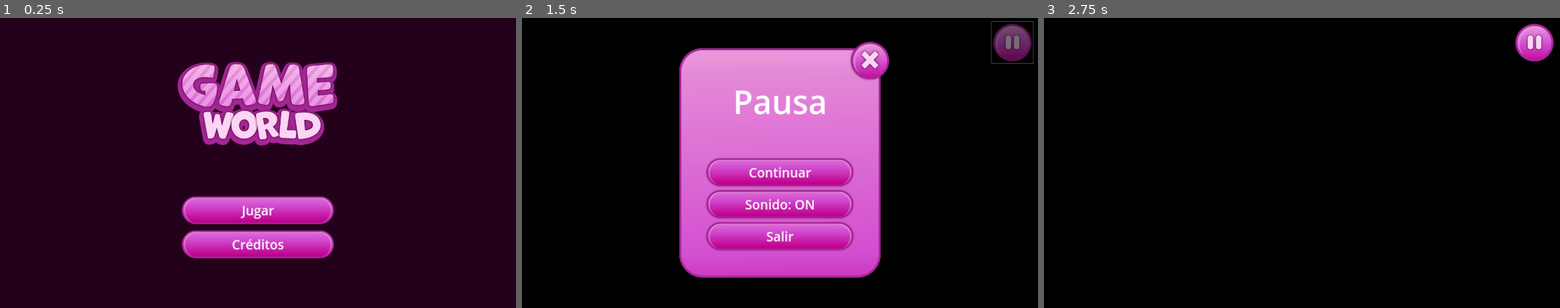
Above: before the commit, frames 1-3 (left to right).
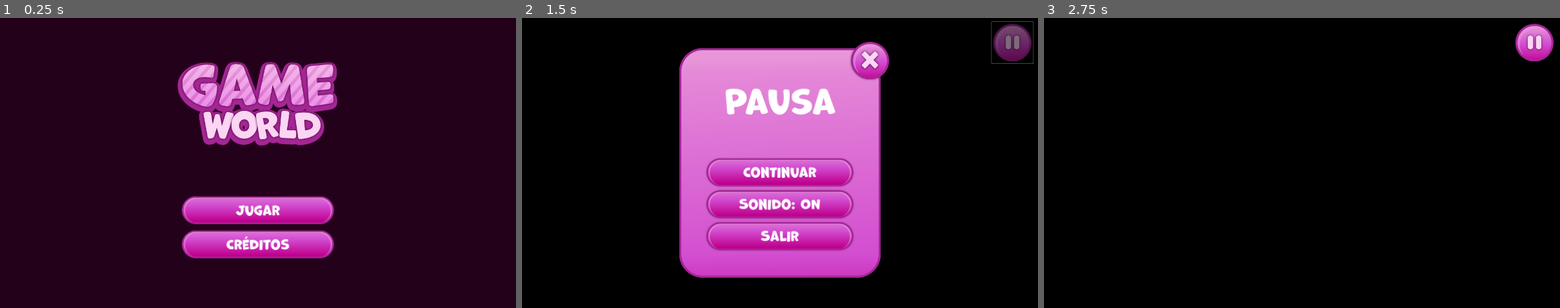
Above: after the commit, the same moments.

Repository: 0xafbf/wgj2023_template
Game: Godot game, scene res://game/ui/ui_main_menu.tscn
Same seed, same stepped clock (60 frames per second), same inputs: the game is played once before the commit and once after it.
Inputs (mouse positions are in pixels of both pictures, inside the frame that each line leads up to):
- Up to frame 1 (0.25 s): no input
- Up to frame 2 (1.5 s): click "Jugar" at 0.5 s; click (1012, 41) at 1.25 s
- Up to frame 3 (2.75 s): click "Continuar" at 2 s

The runs differ from the first frame. In frame 1, 0.6% of the frame differs, in the area x 43-57%, y 64-80%; in frame 2, 2.3%, in the area x 39-61%, y 24-78%; in frame 3, nothing differs.

Commit message:
Add font face.

Diff:
--- a/game/ui/ui_theme.tres
+++ b/game/ui/ui_theme.tres
@@ -1,6 +1,7 @@
-[gd_resource type="Theme" load_steps=7 format=3 uid="uid://0v5v4nhe10f1"]
+[gd_resource type="Theme" load_steps=8 format=3 uid="uid://0v5v4nhe10f1"]
 
 [ext_resource type="Texture2D" uid="uid://ca7fo0s75lrou" path="res://game/ui/ui_game.png" id="1_ljov7"]
+[ext_resource type="FontFile" uid="uid://bh4i3tnh5c4s5" path="res://game/ui/Marvin-Round.otf" id="2_10wk0"]
 
 [sub_resource type="StyleBoxTexture" id="StyleBoxTexture_k4bi4"]
 texture = ExtResource("1_ljov7")
@@ -51,5 +52,6 @@
 ButtonRound/styles/hover = SubResource("StyleBoxTexture_r3lsn")
 ButtonRound/styles/normal = SubResource("StyleBoxTexture_r3lsn")
 ButtonRound/styles/pressed = SubResource("StyleBoxTexture_ehe7p")
+Label/fonts/font = ExtResource("2_10wk0")
 PanelPause/base_type = &"Panel"
 PanelPause/styles/panel = SubResource("StyleBoxTexture_2p0jk")
Binary file added: game/ui/Marvin-Round.otf
Not shown, added: game/ui/Marvin-Round.otf.import
